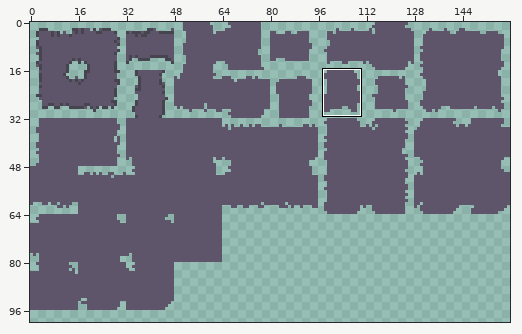
Two versions of one pixel-art file, asset_projects/aseprite/fire_temple_tileset.aseprite. Above, an overview of the earlier version with the close-up marked.
Close-up. As it was:
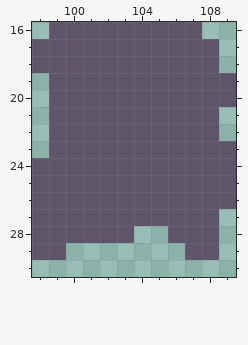
160x160 pixels, 1 frame. Shown: x 98..109, y 16..30. The wide view leaves out empty margins. The commit also changed other parts of the picture, which this record leaves out.
New version:
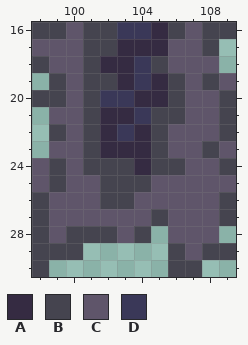
Palette (. is transparent): A #352b42  B #45444f  C #5f556a  D #3a3858
What changed:
layer "Tilemap 1 Copy #2" added
Layer "Tilemap 1 Copy #2":
y 16: x 98..99 .C -> BB; x 101..106 CCCCCC -> BBDDAB; x 108..109 .. -> BB
y 17: x 101..105 CCCCC -> BBAAA; x 108 C -> B
y 18: x 98 C -> B; x 101..105 CCCCC -> BAADB
y 19: x 99 C -> B; x 101..106 CCCCCC -> BBADAB; x 108 C -> B
y 20: x 98..99 .C -> BB; x 101..106 CCCCCC -> BDDAAB; x 109 C -> B
y 21: x 101..106 CCCCCC -> BAADBB; x 109 . -> B
y 22: x 99 C -> B; x 101..105 CCCCC -> BADAB; x 109 . -> B
y 23: x 101..105 CCCCC -> BAAAB; x 108 C -> B
y 24: x 99 C -> B; x 101..106 CCCCCC -> BBBABB; x 109 C -> B
y 25: x 99 C -> B; x 102..104 CCC -> BBB
y 26: x 98 C -> B; x 102..103 CC -> BB; x 109 C -> B
y 27: x 98 C -> B; x 105 C -> B; x 109 . -> B
y 28: x 98 C -> B; x 100..102 CCC -> BBB; x 104 . -> B
y 29: x 98..100 CC. -> BBB; x 106 . -> B; x 108..109 C. -> BB
y 30: x 98 . -> B; x 106..107 .. -> BB
Pixel boxes of the changes (left, top, right, bottom) in both close-ups:
changed: (32, 22, 236, 277)
